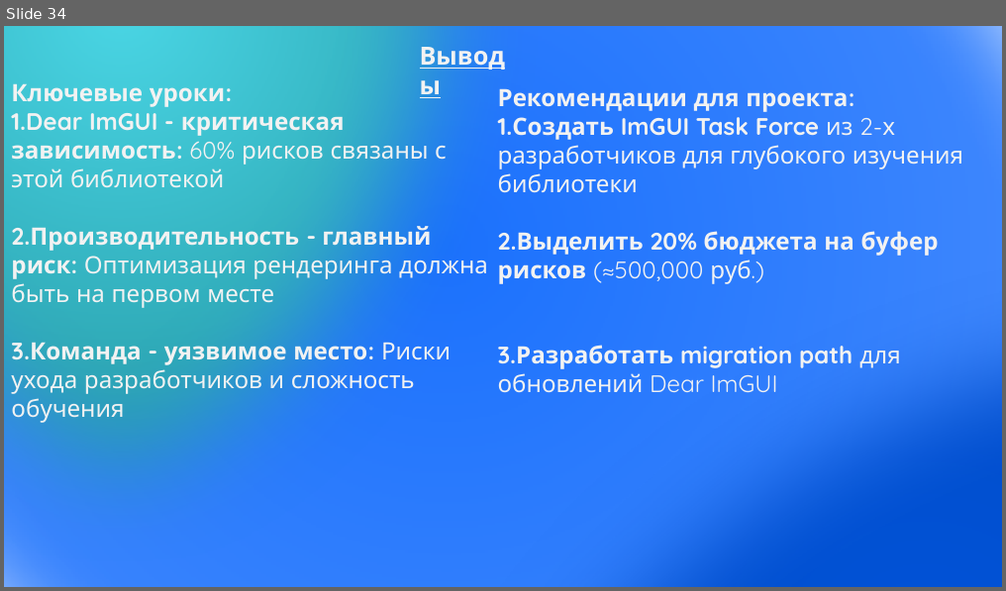
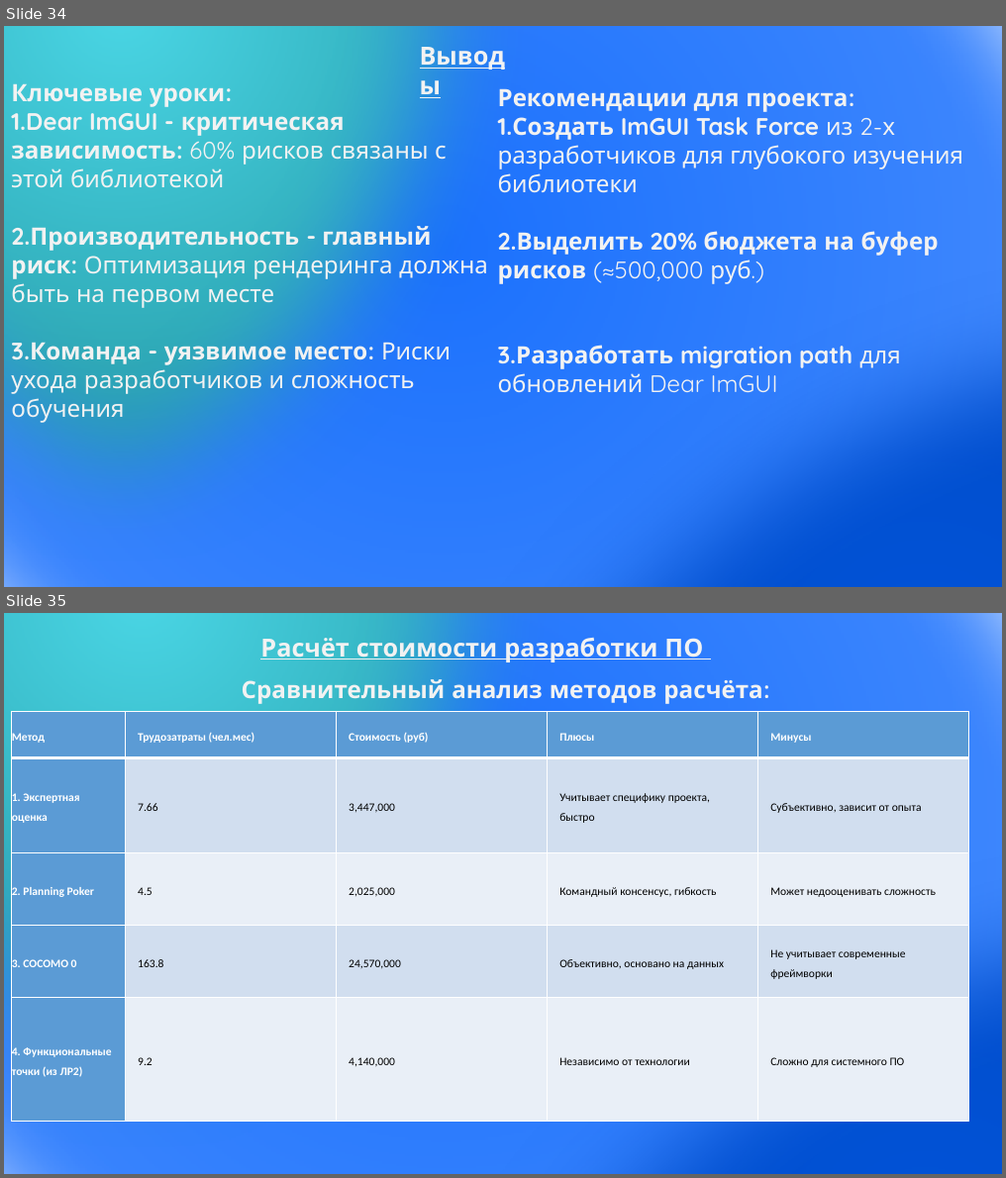
Before and after one commit to HozainFermi/upp, a slide deck: Презентация1.pptx. Shown one above the other, each under a label of ours: slide 34 before the commit, slides 34 and 35 after it. The pictures are 1006x591 and 1006x1178 pixels, drawn with LibreOffice and Linux fonts; fonts in the diff are those of the drawing. Boxes give left, top, right and bottom in pixels: in the first picture for what was removed or moved away, otherwise in the second. Text is boxed around its words. In the diff, an @@ line names an element or a change of style, - is before the commit and + after.

```diff
--- a/Презентация1.pptx
+++ b/Презентация1.pptx
@@ slide 35 added at (4, 613, 1002, 1174), background #FFFFFF @@
@@ ellipse added at (4, 613, 1002, 1174), fill gradient #002D76 to #1B71FD to #72A7FE, outline #43739E 1 pt @@
@@ ellipse added at (4, 613, 570, 1174), fill gradient #4AD6E5 to #137C87, outline #43739E 1 pt @@
@@ text added at (260, 633, 703, 663), 24 pt, text #F2F2F2, bold, underline @@
+Расчёт стоимости разработки ПО
@@ ellipse added at (246, 657, 1002, 1174), fill gradient #156EFF to #0153D9 to #0046B8, outline #43739E 1 pt @@
@@ text added at (242, 676, 769, 705), 23 pt, text #F2F2F2, bold @@
+Сравнительный анализ методов расчёта:
@@ table added at (12, 711, 969, 1121), 5 rows, 5 columns @@
+Метод | Трудозатраты (чел.мес) | Стоимость (руб) | Плюсы | Минусы
+1. Экспертная оценка | 7.66 | 3,447,000 | Учитывает специфику проекта, быстро | Субъективно, зависит от опыта
+2. Planning Poker | 4.5 | 2,025,000 | Командный консенсус, гибкость | Может недооценивать сложность
+3. COCOMO 0 | 163.8 | 24,570,000 | Объективно, основано на данных | Не учитывает современные фреймворки
+4. Функциональные точки (из ЛР2) | 9.2 | 4,140,000 | Независимо от технологии | Сложно для системного ПО
```
Also in this commit, not shown: 6 other slides added.
